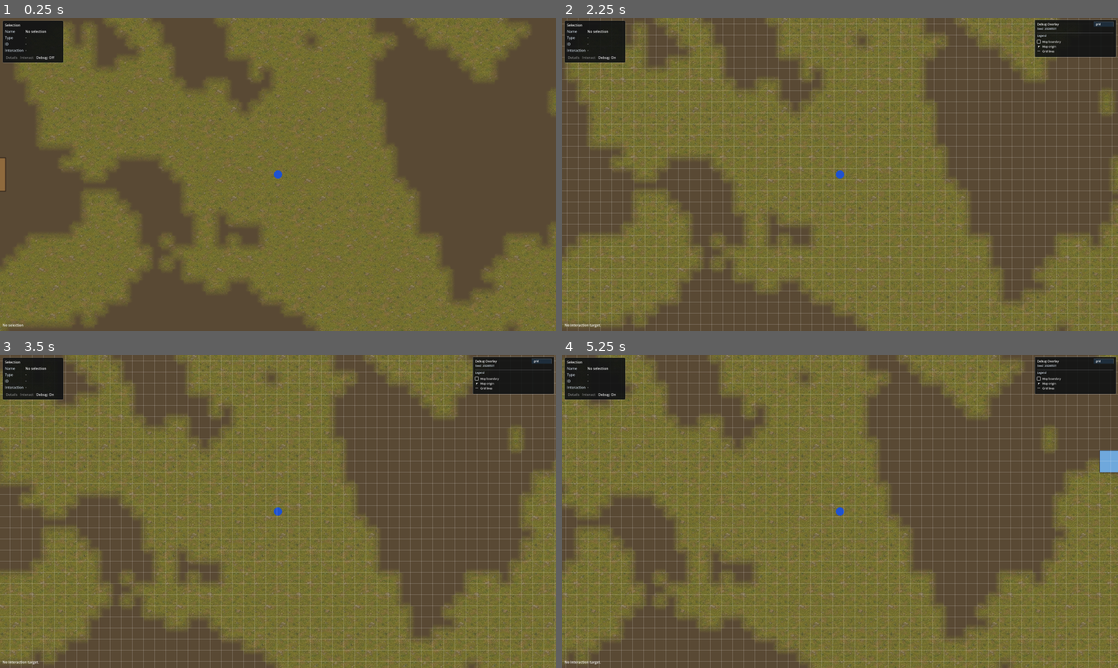
Above: before the commit, frames 1-4 (two rows, left to right).
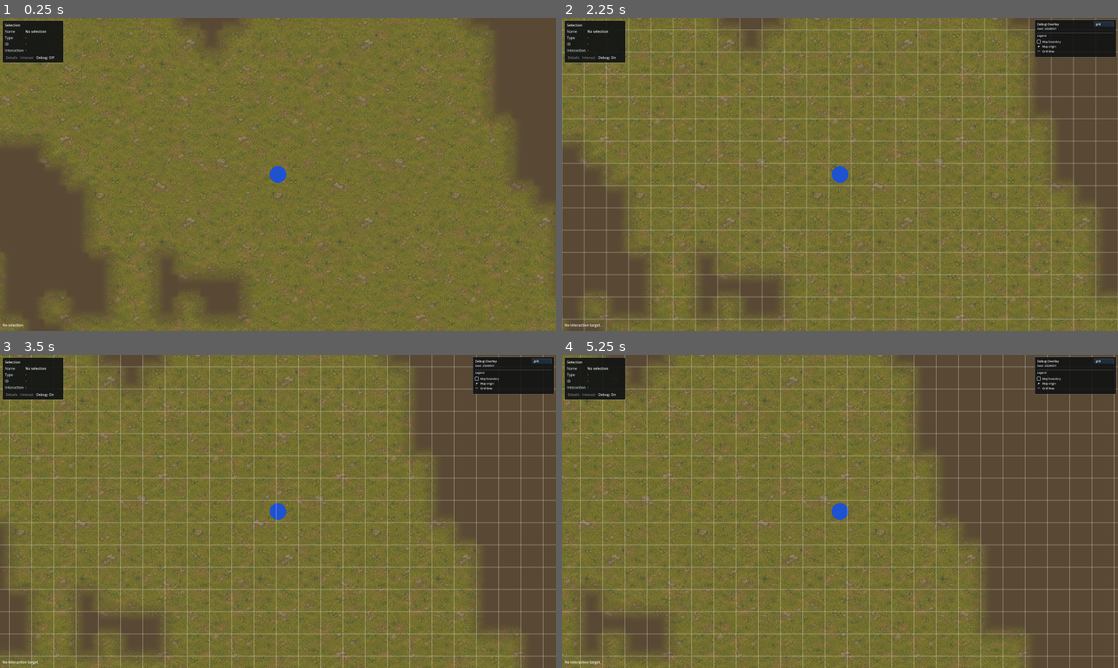
Above: after the commit, the same moments.

Repository: adunato/town-sim-godot
Game: Godot game, scene res://scenes/main.tscn
The game is run twice, just before and just after one commit, with the same random seed, the same clock (stepped at 60 frames per second) and the same inputs.
Inputs (mouse positions are in pixels of both pictures, inside the frame that each line leads up to):
- Up to frame 1 (0.25 s): no input
- Up to frame 2 (2.25 s): click "Debug: Off" at 0.5 s; click "Debug: On" at 1.25 s; tap Enter at 2 s; move the mouse to (962, 158) at 2.02 s; hold D (move_right) from 2.03 s (still down); hold Right mouse button (interact_entity) from 2.03 s (still down); click (962, 158) at 2.17 s
- Up to frame 3 (3.5 s): release D (move_right) at 2.75 s; release Right mouse button (interact_entity) at 2.75 s; drag from (166, 527) to (250, 574) at 2.77 s
- Up to frame 4 (5.25 s): tap Space at 3.5 s; move the mouse to (895, 442) at 3.52 s; hold D (move_right) 3.53-4.25 s; hold Right mouse button (interact_entity) 3.53-4.25 s; drag from (812, 574) to (673, 464) at 4.27 s; tap Enter at 5 s; move the mouse to (1006, 558) at 5.02 s; hold A (move_left) from 5.03 s (still down); hold Right mouse button (interact_entity) from 5.03 s (still down)

The runs differ from the first frame. In frame 1, 31% of the frame differs, in the area x 0-100%, y 0-100%; in frame 2, 43%; in frame 3, 43%; in frame 4, 43%.

Commit message:
chore: increase terrain assessment camera zoom

Diff:
--- a/scenes/player/player.tscn
+++ b/scenes/player/player.tscn
@@ -15,4 +15,4 @@
 
 [node name="PlayerCamera" type="Camera2D" parent="."]
 script = ExtResource("2_7e8ur")
-initial_zoom = Vector2(1.6, 1.6)
+initial_zoom = Vector2(3.2, 3.2)
